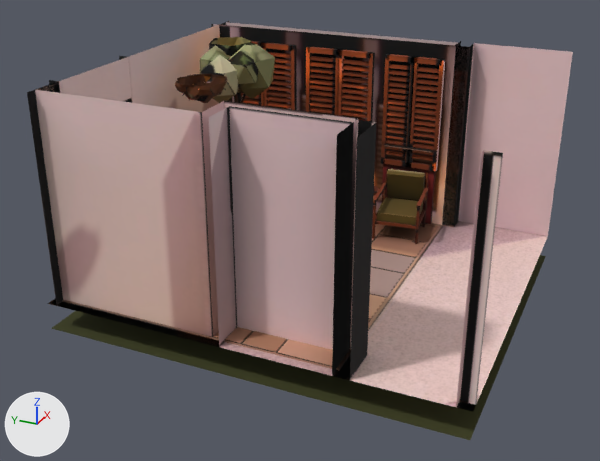
Two versions of the glTF model site/public/models/baked/room-court-day.gltf, one commit apart.
Camera for both pictures: a 50 mm camera at (-2.08, -2.8, 2.09) aimed at (1.58, -1.16, 0.26). Arrows for +X, +Y and +Z are at lower left; the lights stay in place. The first picture is the older version. Vertices at exactly the same position are counted once.

In view in the first picture: 'room-court.baked.001'.
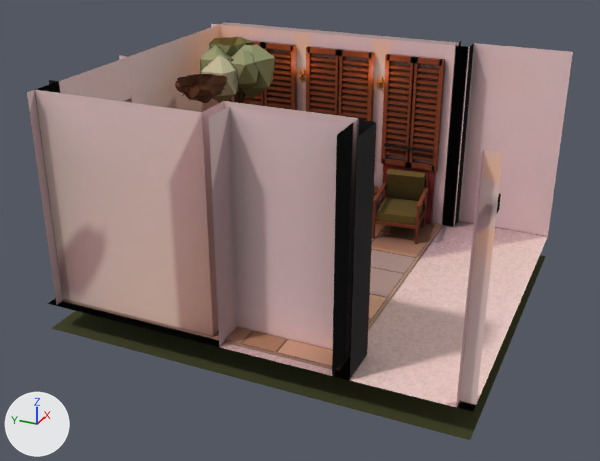
What differs and where, as boxes (x1, y1, x2, y2) in the pictures (600 x 461 px; the box of a moved part takes in the faces that stretch with it):
part 1 of me_room_court_baked_001, added: after (300, 68, 305, 79)
part 2 of me_room_court_baked_001, added: after (377, 76, 383, 88)
part 3 of me_room_court_baked_001, moved or reshaped: (49, 42, 461, 226) in both
part 4 of me_room_court_baked_001, added: after (497, 194, 501, 213)
part 5 of me_room_court_baked_001, surface changed: (27, 21, 503, 405) in both

What changed in the scene script:
```text
Change me_room_court_baked_001:
    used by ob_room_court_baked_001; location = (0.0, 0.0, 0.0)
    remove me_room_court_baked_001.from_pydata(...)  # 2730 vertices, 4147 faces; spans x 0.76..2.66, y -2.3..-0.12, z -0.15..1.1
    add me_room_court_baked_001.from_pydata(...)  # 2858 vertices, 4361 faces; spans x 0.76..2.66, y -2.3..-0.12, z -0.15..1.1
    me_room_court_baked_001 part 1: a new loose piece, a box spanning x 2.5113..2.5178, y -0.7644..-0.7356, z 0.8164..0.882, in mat_baked_room_court_day (picture img_room_court_day_jpg)
    me_room_court_baked_001 part 2: a new loose piece, a box spanning x 2.5113..2.5178, y -1.2644..-1.2356, z 0.8164..0.882, in mat_baked_room_court_day (picture img_room_court_day_jpg)
    me_room_court_baked_001 part 3
    189 faces are deleted
    17 vertices move within x 1.23..2.52, y -1.68..-0.17, z 0.01..1.08
    36 vertices are added at x 2.35..2.51, y -1.25..-0.19, z 0.83..0.85
    249 new faces join them
    me_room_court_baked_001 part 4
    8 vertices are added at x 0.83..0.86, y -2.3..-2.28, z 0.86..0.92
    10 new faces join them
    me_room_court_baked_001 part 5: 2156 kept faces spanning x 0.76..2.66, y -2.3..-0.12, z 0.0..1.1 get new texture (UV) coordinates
    other edits to the shape of me_room_court_baked_001 do not show in these pictures
```
